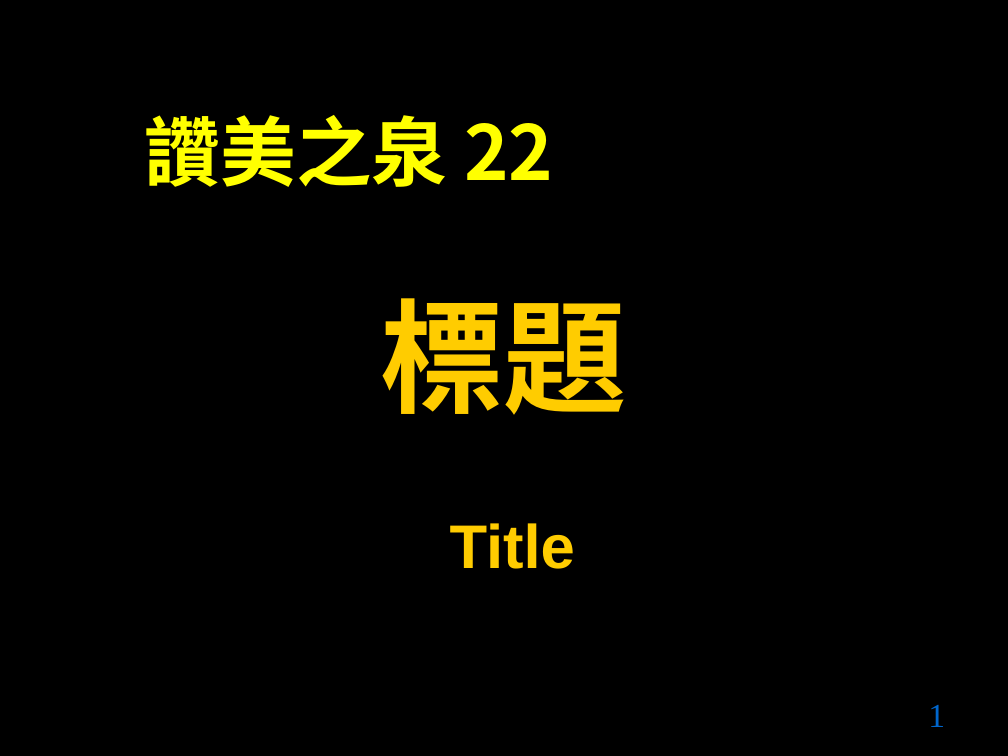
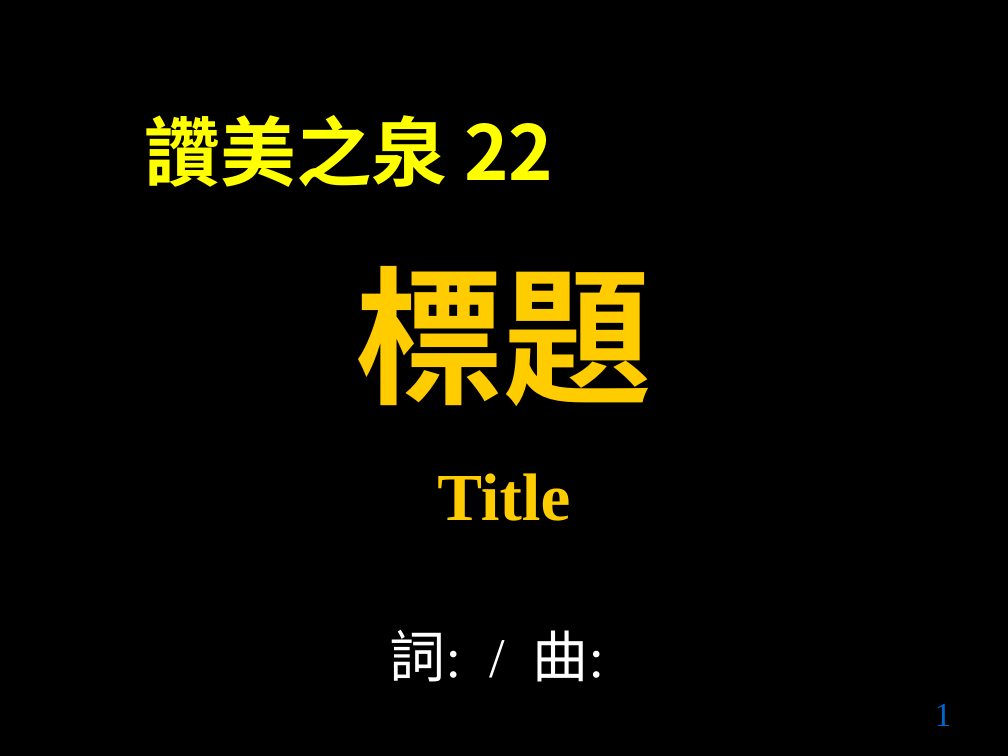
Before and after one commit to yupingso/numbered-musical-notation, a slide deck: slide 1 of ppt/template.pptx. Drawn at 1008x756 pixels with LibreOffice and Linux fonts; fonts in the diff are those of the drawing. Boxes give left, top, right and bottom in pixels: in the first picture for what was removed or moved away, otherwise in the second. Text is boxed around its words. In the diff, an @@ line names an element or a change of style, - is before the commit and + after.

Commit message:
Update ppt templates with composer and lyricist

```diff
--- a/ppt/template.pptx
+++ b/ppt/template.pptx
@@ text "標題": place and size @@
-text "標題" at [381, 298, 627, 415]
+text "標題" at [356, 266, 653, 406]
@@ text "標題" at [356, 266, 653, 406]: size 88 to 106 pt @@
@@ text "Title": place and size @@
-text "Title" at [450, 523, 575, 569]
+text "Title" at [437, 473, 570, 521]
@@ text "Title" at [437, 473, 570, 521]: size 44 to 48 pt, font Arial to Times New Roman @@
@@ text added at [390, 630, 604, 682], 40 pt, text #FFFFFF @@
+詞: / 曲:
@@ page number: place and size @@
-page number at [928, 705, 945, 727]
+page number at [935, 704, 952, 726]
```
